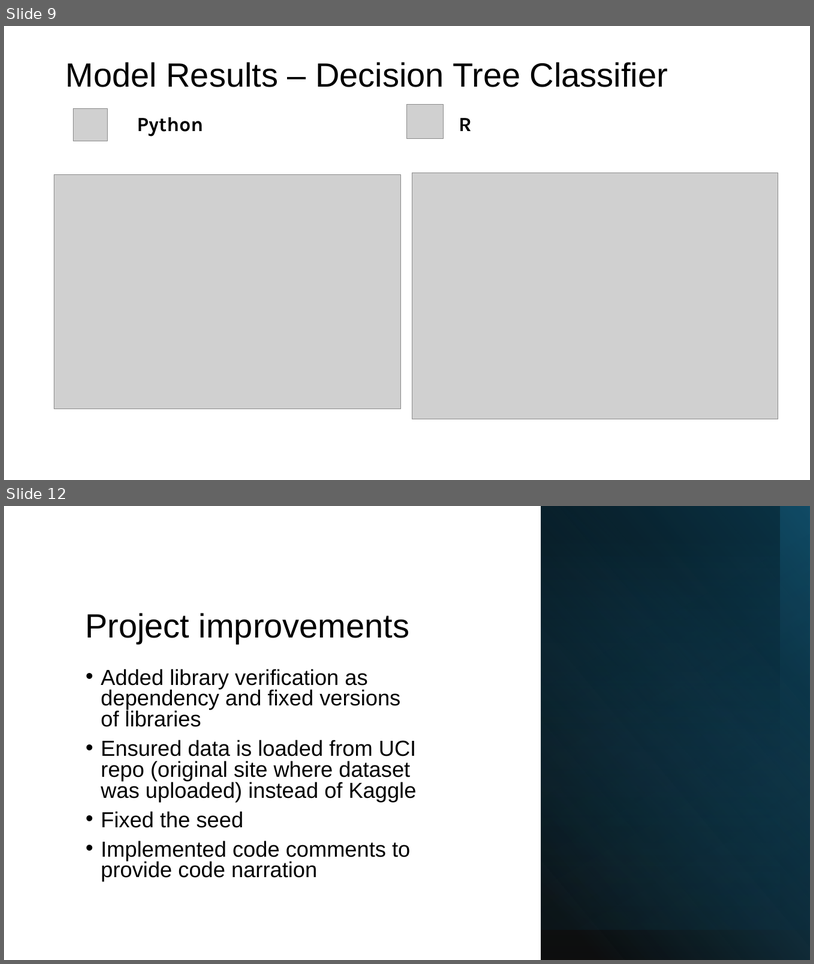
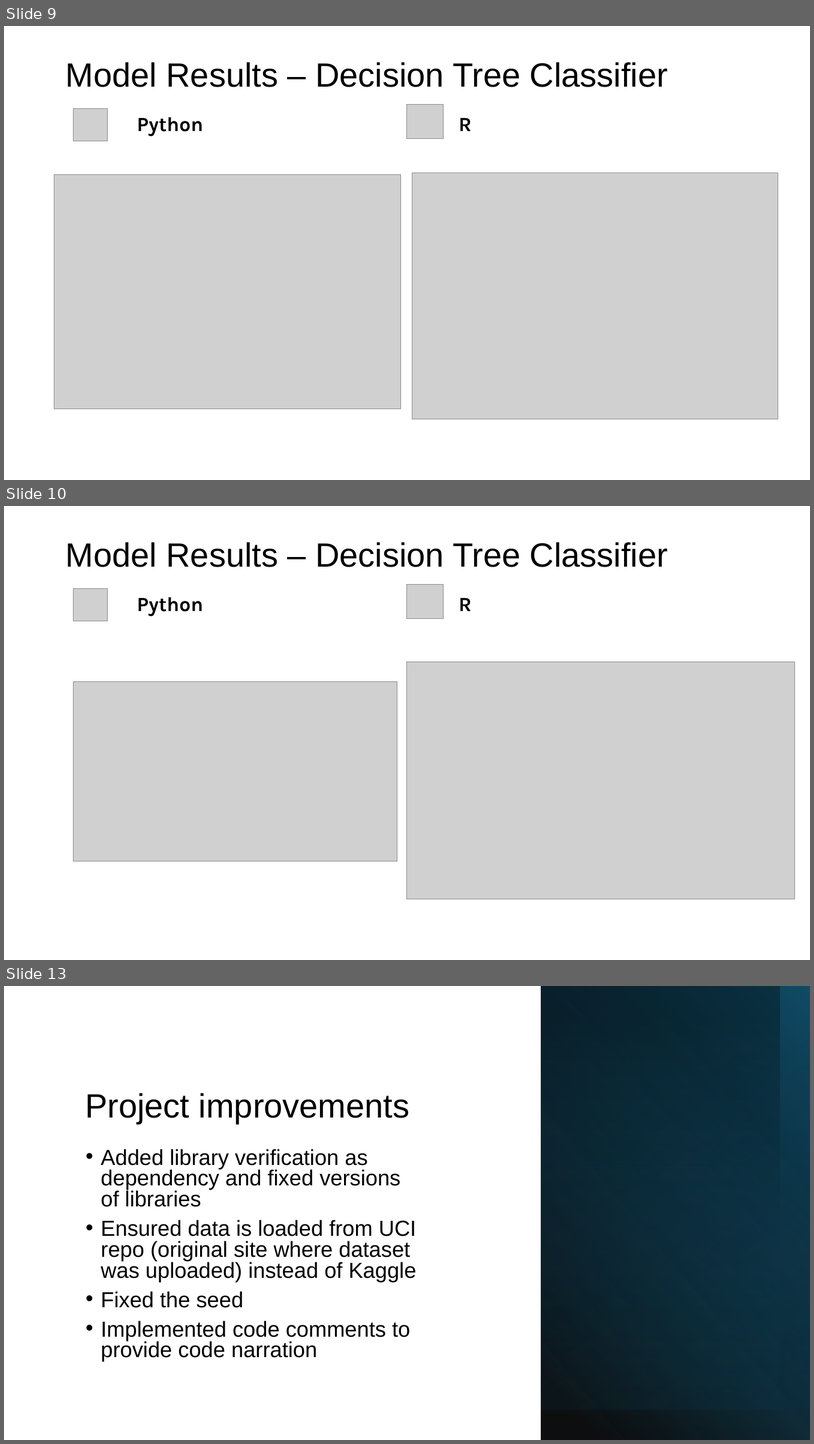
Before and after one commit to WojciechMisiura/RRproject, a slide deck: Slides/RR_project_slides.pptx. Shown one above the other, each under a label of ours: slides 9 and 12 before the commit, slides 9, 10 and 13 after it; the slides between them are not shown. The pictures are 814x964 and 814x1444 pixels, drawn with LibreOffice and Linux fonts; fonts in the diff are those of the drawing; grey boxes stand for pictures. Boxes give left, top, right and bottom in pixels: in the first picture for what was removed or moved away, otherwise in the second. Text is boxed around its words. In the diff, an @@ line names an element or a change of style, - is before the commit and + after.

```diff
--- a/Slides/RR_project_slides.pptx
+++ b/Slides/RR_project_slides.pptx
@@ slide 10 added at [4, 506, 810, 960], background #FFFFFF @@
@@ title added at [66, 542, 668, 567], 40 pt, text #000000 @@
+Model Results – Decision Tree Classifier
@@ picture added at [74, 588, 108, 621] @@
@@ picture added at [408, 585, 444, 619] @@
@@ text added at [137, 597, 204, 616], 24 pt, text #000000, bold @@
+Python
@@ text added at [459, 598, 472, 611], 24 pt, text #000000, bold @@
+R
@@ picture added at [408, 662, 795, 899] @@
@@ picture added at [74, 681, 397, 861] @@
@@ what was slide 12 is now slide 13 @@
```
Also in this commit, not shown: 2 slides changed, 2 other slides added, 1 slide removed.
